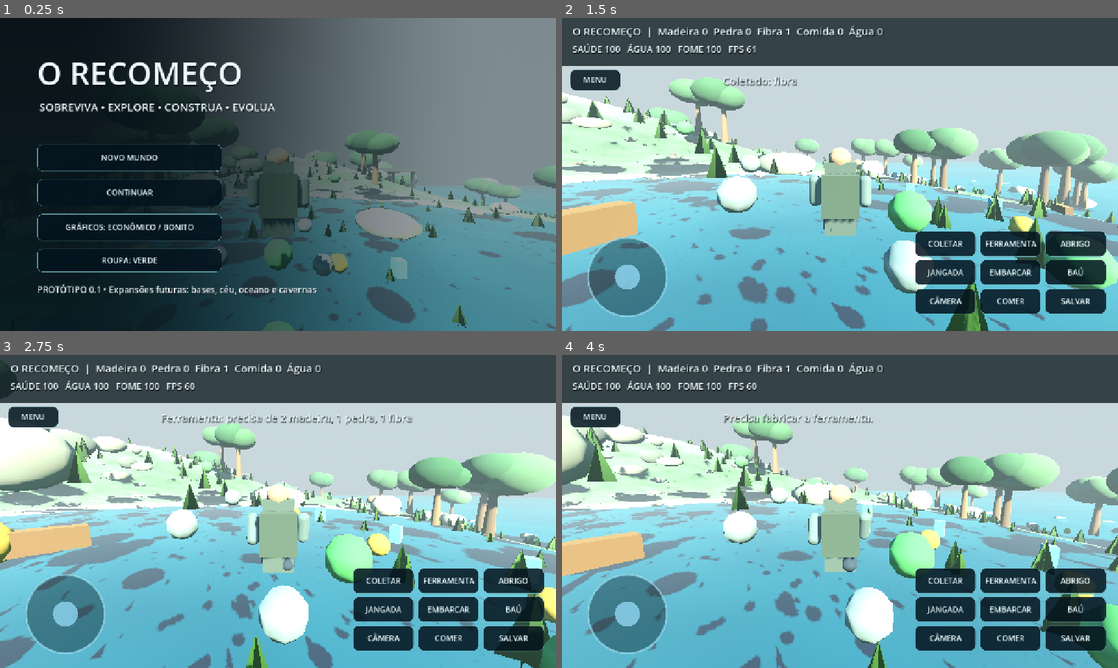
Above: before the commit, frames 1-4 (two rows, left to right).
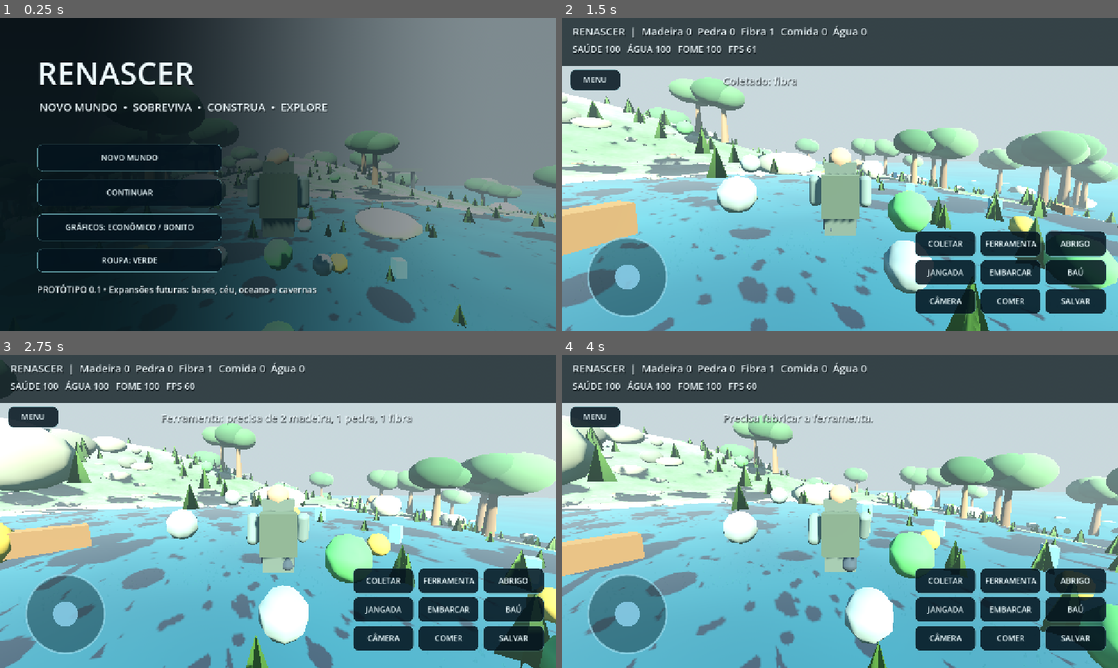
Above: after the commit, the same moments.

Repository: ronaldweker-prog/game
Game: Godot game, scene res://scenes/main.tscn
Same seed, same stepped clock (60 frames per second), same inputs: the game is played once before the commit and once after it.
Inputs (mouse positions are in pixels of both pictures, inside the frame that each line leads up to):
- Up to frame 1 (0.25 s): no input
- Up to frame 2 (1.5 s): click "NOVO MUNDO" at 0.5 s; tap Enter at 1.25 s; move the mouse to (867, 174) at 1.27 s; hold W from 1.28 s (still down); tap E at 1.35 s; click (867, 174) at 1.42 s
- Up to frame 3 (2.75 s): keep holding W; tap Space at 1.52, 2.27 s; move the mouse to (250, 511) at 2.02 s; tap F at 2.1 s
- Up to frame 4 (4 s): keep holding W; move the mouse to (851, 505) at 2.77 s; tap B at 2.85 s; move the mouse to (834, 517) at 3.52 s; tap R at 3.6 s; click (834, 517) at 3.67 s; tap Space at 3.77 s

The runs differ from the first frame. In frame 1, 2.6% of the frame differs, in the area x 6-59%, y 14-31%; in frame 2, 0.9%; in frame 3, 0.9%; in frame 4, 0.9%.

Commit message:
Integrar nome RENASCER e identidade visual ao aplicativo Android

Diff:
--- a/scripts/Main.gd
+++ b/scripts/Main.gd
@@ -235,8 +235,8 @@
 	bg.color = Color.WHITE
 	bg.material = UI_SKIN.menu_overlay()
 	menu.add_child(bg)
-	_label(menu,"O RECOMEÇO",Vector2(85,75),Vector2(780,110),72)
-	_label(menu,"SOBREVIVA • EXPLORE • CONSTRUA • EVOLUA",Vector2(90,185),Vector2(860,50),25)
+	_label(menu,"RENASCER",Vector2(85,75),Vector2(1050,110),72)
+	_label(menu,"NOVO MUNDO  •  SOBREVIVA  •  CONSTRUA  •  EXPLORE",Vector2(90,185),Vector2(1150,50),25)
 	_btn(menu,"NOVO MUNDO",Vector2(85,290),Vector2(425,62),func(): _new_game())
 	_btn(menu,"CONTINUAR",Vector2(85,370),Vector2(425,62),func(): _continue_game())
 	_btn(menu,"GRÁFICOS: ECONÔMICO / BONITO",Vector2(85,450),Vector2(425,62),func(): _change_quality())
@@ -252,7 +252,7 @@
 	top_strip.size = Vector2(1280,111)
 	top_strip.mouse_filter = Control.MOUSE_FILTER_IGNORE
 	hud_panel.add_child(top_strip)
-	info = _label(hud_panel,"O RECOMEÇO",Vector2(24,12),Vector2(1100,46),24)
+	info = _label(hud_panel,"RENASCER",Vector2(24,12),Vector2(1100,46),24)
 	status = _label(hud_panel,"SAÚDE 100   ÁGUA 100   FOME 100",Vector2(24,56),Vector2(1100,52),21)
 	alert = _label(hud_panel,"",Vector2(370,125),Vector2(860,52),24)
 	var keys := [["COLETAR","collect"],["FERRAMENTA","craft"],["ABRIGO","shelter"],["JANGADA","raft"],["EMBARCAR","board"],["BAÚ","chest"],["CÂMERA","camera"],["COMER","eat"],["SALVAR","save"]]
@@ -587,7 +587,7 @@
 	if stats.y <= 0 or stats.z <= 0:
 		stats.x = maxf(1.0,stats.x - delta * float(setting("balance", "low_resources_health_loss", 0.1)))
 	status.text = "SAÚDE %.0f   ÁGUA %.0f   FOME %.0f   FPS %d" % [stats.x,stats.y,stats.z,Engine.get_frames_per_second()]
-	info.text = "O RECOMEÇO  |  Madeira %d  Pedra %d  Fibra %d  Comida %d  Água %d" % [items["madeira"],items["pedra"],items["fibra"],items["comida"],items["agua"]]
+	info.text = "RENASCER  |  Madeira %d  Pedra %d  Fibra %d  Comida %d  Água %d" % [items["madeira"],items["pedra"],items["fibra"],items["comida"],items["agua"]]
 	autosave += delta
 	if autosave > 90:
 		autosave = 0
